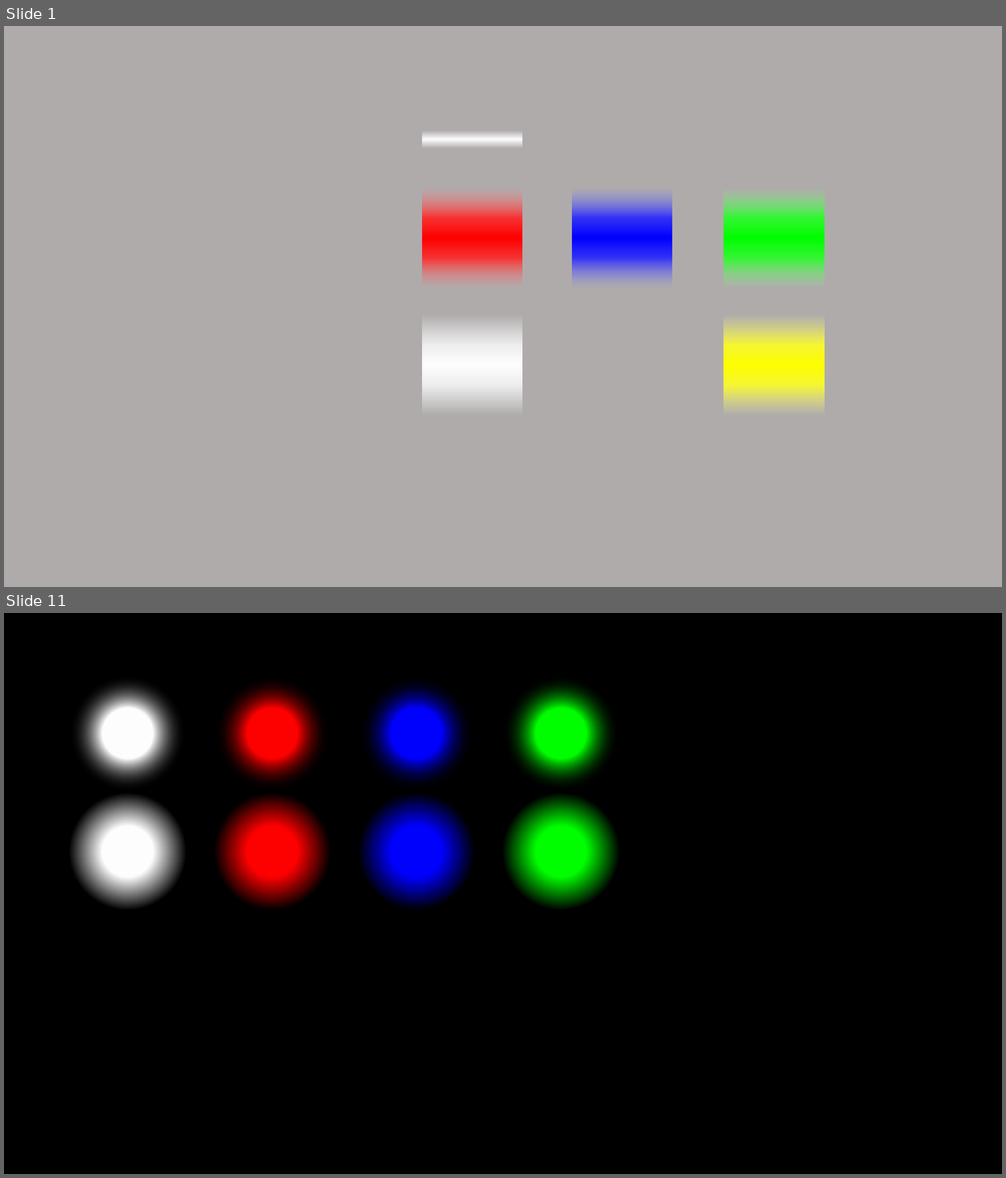
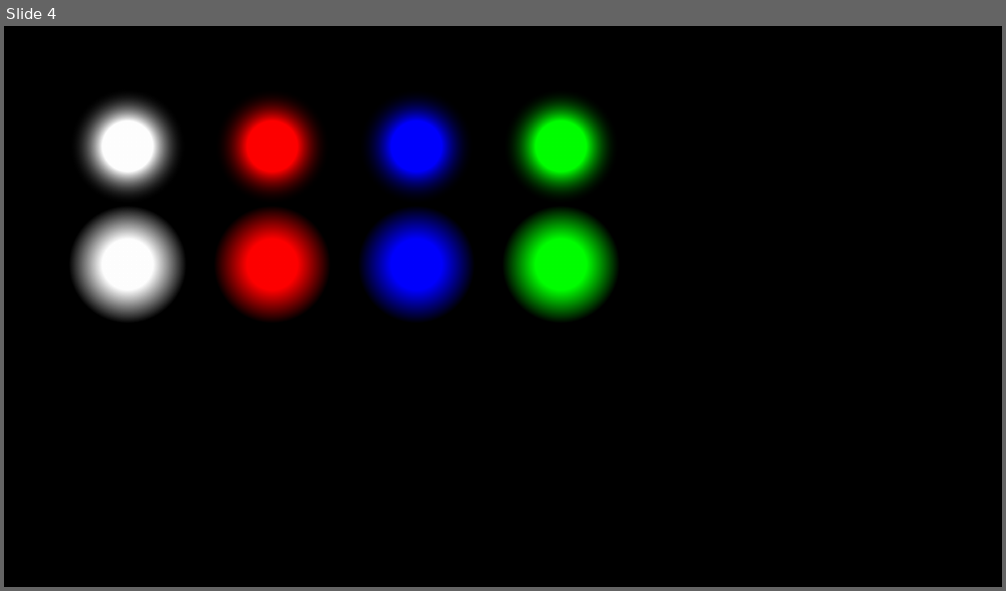
Before and after one commit to SNUGDC/LightsOn, a slide deck: Art Dummy.pptx. Shown one above the other, each under a label of ours: slides 1 and 11 before the commit, slide 4 after it; the slides between them are not shown. The pictures are 1006x1178 and 1006x591 pixels, drawn with LibreOffice and Linux fonts; fonts in the diff are those of the drawing. Boxes give left, top, right and bottom in pixels: in the first picture for what was removed or moved away, otherwise in the second. Text is boxed around its words. In the diff, an @@ line names an element or a change of style, - is before the commit and + after.

```diff
--- a/Art Dummy.pptx
+++ b/Art Dummy.pptx
@@ slide 1 removed at (4,26,1002,587), background #AFABAB @@
@@ rectangle removed at (423,130,522,149) @@
@@ rectangle removed at (423,188,522,288) @@
@@ rectangle removed at (572,188,671,288) @@
@@ rectangle removed at (724,188,824,288) @@
@@ rectangle removed at (423,315,522,415) @@
@@ rectangle removed at (724,315,824,415) @@
@@ what was slide 11 is now slide 4 @@
```
Also in this commit, not shown: 2 slides changed, 2 slides added, 8 other slides removed, 33 other files.
